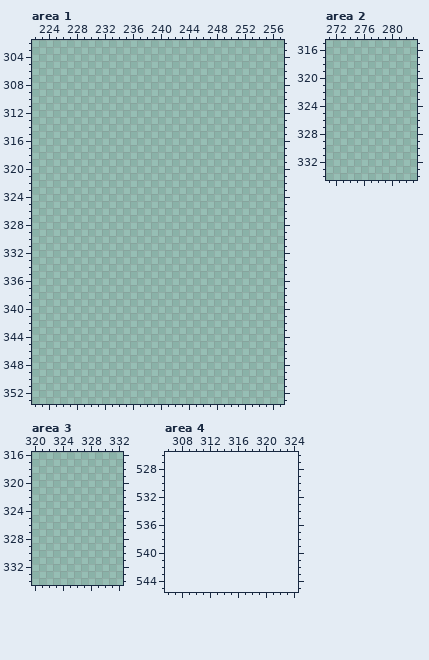
Pixel-art file: res/textures/textures.aseprite. The picture above is the old version.
512x512 pixels, 1 frame. Pixels under 10% opacity are left out. Colours within 5 levels of each other are drawn and written as one. Shown: area 1: x 222..257, y 302..353; area 2: x 271..283, y 315..334; area 3: x 320..332, y 316..334; area 4: x 306..324, y 526..545. The old version is drawn lined up with the new one, on the new canvas. The commit also changed other parts of the picture, which this record leaves out.
Visible layers, top first: "Composit", "Composit_BG", "Layer 1".
Palette (. is transparent): 
The result:
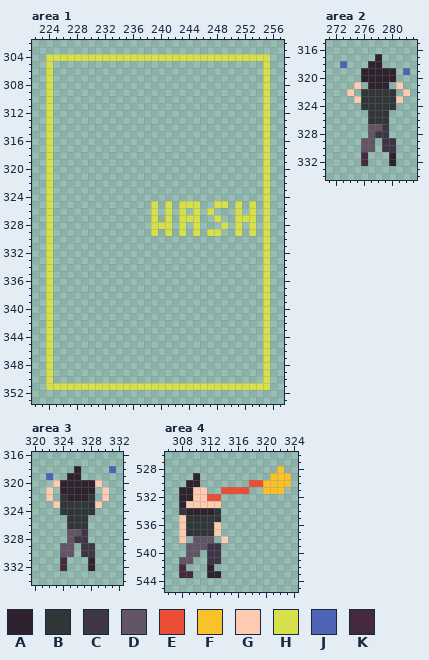
Colours new in this view: A #2e222f  B #313638  C #3e3546  D #625565  E #ea4f36  F #f9c22b  G #fdcbb0  H #d5e04b  J #4d65b4  K #45293f
Change:
canvas 512x512 -> 624x560
Changed rows in their new state; - is an unchanged pixel.
Area 1:
first column x 224:
304 HHHHHHHHHHHHHHHHHHHHHHHHHHHHHHHH
305 H------------------------------H
306 H------------------------------H
307 H------------------------------H
308 H------------------------------H
309 H------------------------------H
310 H------------------------------H
311 H------------------------------H
312 H------------------------------H
313 H------------------------------H
314 H------------------------------H
315 H------------------------------H
316 H------------------------------H
317 H------------------------------H
318 H------------------------------H
319 H------------------------------H
320 H------------------------------H
321 H------------------------------H
322 H------------------------------H
323 H------------------------------H
324 H------------------------------H
325 H--------------H-H-HHH--HH-H-H-H
326 H--------------H-H-H-H-H---H-H-H
327 H--------------H-H-HHH--H--HHH-H
328 H--------------HHH-H-H---H-H-H-H
329 H--------------H-H-H-H-HH--H-H-H
330 H------------------------------H
331 H------------------------------H
332 H------------------------------H
333 H------------------------------H
334 H------------------------------H
335 H------------------------------H
336 H------------------------------H
337 H------------------------------H
338 H------------------------------H
339 H------------------------------H
340 H------------------------------H
341 H------------------------------H
342 H------------------------------H
343 H------------------------------H
344 H------------------------------H
345 H------------------------------H
346 H------------------------------H
347 H------------------------------H
348 H------------------------------H
349 H------------------------------H
350 H------------------------------H
351 HHHHHHHHHHHHHHHHHHHHHHHHHHHHHHHH
Area 2:
first column x 273:
317 -----A----
318 J---AA----
319 ---AAAAA-J
320 ---AAAAA--
321 --G-AAA-G-
322 -G-BBBBB-G
323 --GBBBBBG-
324 ---BBBBB--
325 ----BBB---
326 ----BBB---
327 ----DDC---
328 ----DCC---
329 ---DD-CC--
330 ---DD-CC--
331 ---K---A--
332 ---K---A--
Area 3:
first column x 322:
318 ----A----J
319 J--AA-----
320 -GAAAAAG--
321 G-AAAAA-G-
322 G-BAAAB-G-
323 -GBBBBBG--
324 --BBBBB---
325 ---BBB----
326 ---BBB----
327 ---DDC----
328 ---DCC----
329 --DD-CC---
330 --DD-CC---
331 --K---A---
332 --K---A---
Area 4:
first column x 308:
528 --------------F-
529 --A----------FFF
530 -AA-------EEFFFF
531 AAGG--EEEE--FFF-
532 AAGGEE----------
533 AGGGGG----------
534 BAAAAB----------
535 GBBBBB----------
536 GBBBBG----------
537 GBBBBG----------
538 G-DDD-G---------
539 -DDDCC----------
540 -DD-CC----------
541 DD--CC----------
542 K---A-----------
543 KK--AA----------
Changed places in both pictures, as pixel boxes (x1, y1, x2, y2):
added: (46, 54, 270, 390)
added: (340, 54, 410, 166)
added: (46, 466, 116, 571)
added: (179, 466, 291, 578)
